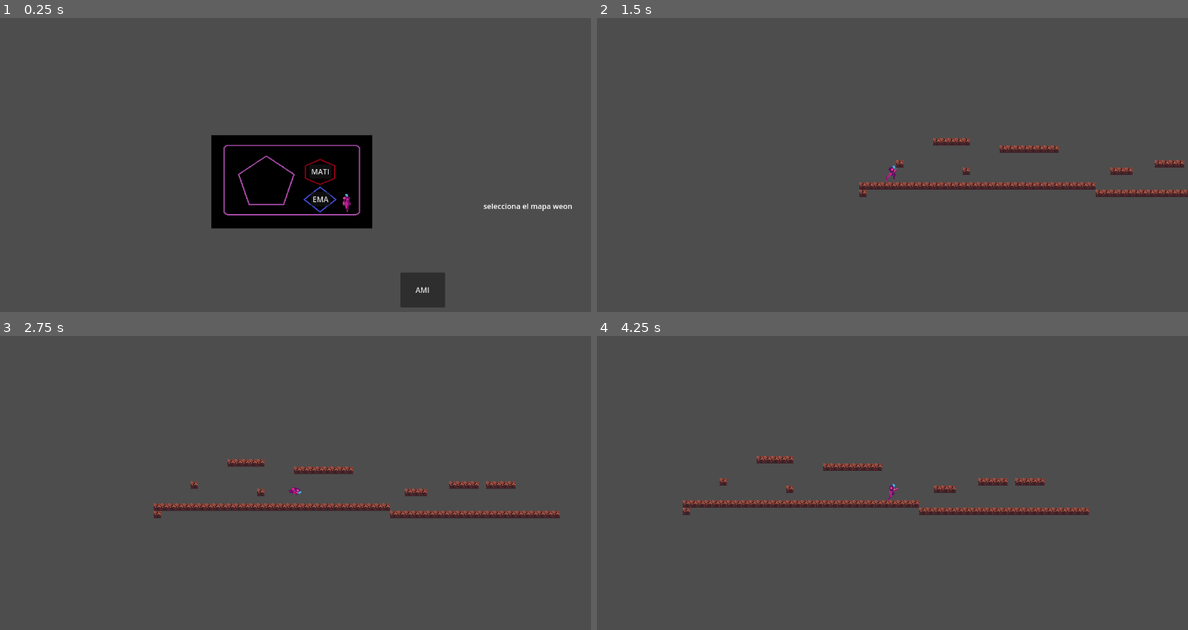
Above: before the commit, frames 1-4 (two rows, left to right).
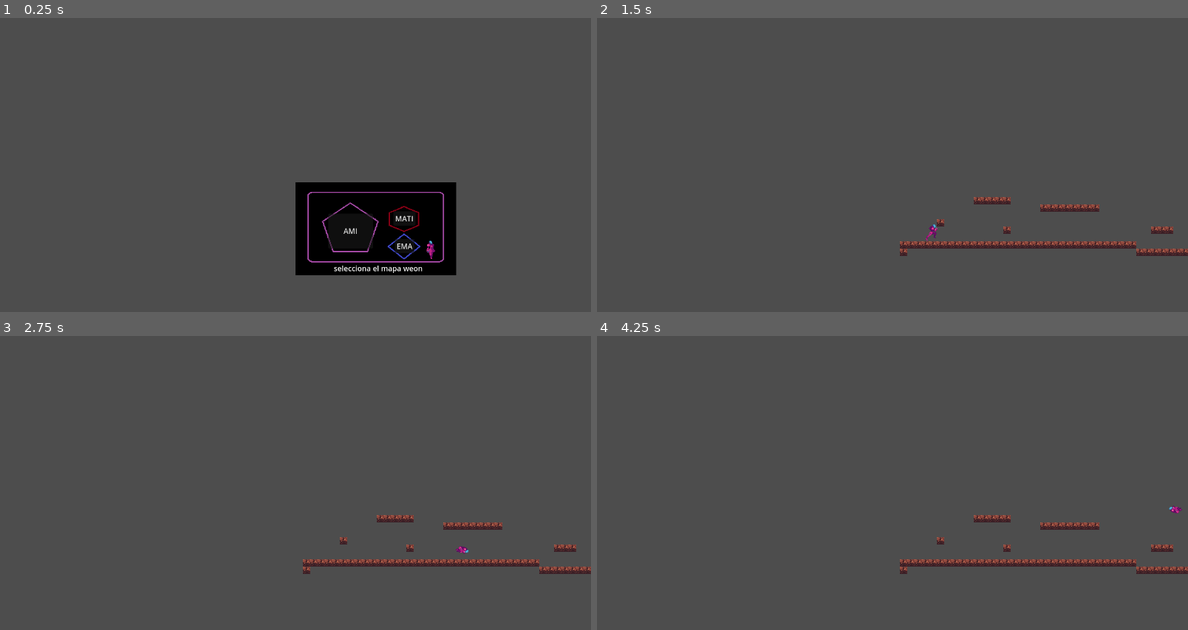
Above: after the commit, the same moments.

Repository: Podadora/Going_Up
Game: Godot game, scene res://escenas/Menu.tscn
The game is run twice, just before and just after one commit, with the same random seed, the same clock (stepped at 60 frames per second) and the same inputs.
Inputs:
- Up to frame 1 (0.25 s): no input
- Up to frame 2 (1.5 s): click "MATI" at 0.5 s; tap Enter at 1.25 s; hold Right (ui_right) from 1.28 s (still down); tap Space (sprint, bound only after the commit) at 1.35 s
- Up to frame 3 (2.75 s): keep holding Right (ui_right); tap Up (ui_up) at 1.52, 2.27 s; tap Space (sprint, bound only after the commit) at 2.1 s
- Up to frame 4 (4.25 s): release Right (ui_right) at 2.78 s; hold Left (ui_left) 2.78-3.53 s; tap Space (sprint, bound only after the commit) at 2.85, 3.5, 3.6 s; hold Right (ui_right) from 3.53 s (still down); tap Up (ui_up) at 3.77 s

The runs differ from the first frame. In frame 1, 14% of the frame differs, in the area x 35-97%, y 39-99%; in frame 2, 4.0%; in frame 3, 4.3%; in frame 4, 4.4%.

Commit message:
Sprint
quedo bastante feo, pero hay que pulirlo, parece que se teletransporta

Diff:
--- a/going-up/escenas/Menu.tscn
+++ b/going-up/escenas/Menu.tscn
@@ -144,13 +144,12 @@
 tile_map_data = PackedByteArray("AAAEAAQAAAAOAAcAAAAFAAQAAAAOAAcAAAAGAAQAAAAOAAcAAAAHAAQAAAAOAAcAAAAIAAQAAAAOAAcAAAACAA …(688 unchanged characters)…
 tile_set = SubResource("TileSet_k2thl")
 
-[node name="Camera2D" type="Camera2D" parent="."]
-position = Vector2(182, 102)
-
 [node name="Menu" type="Sprite2D" parent="."]
 position = Vector2(174, 101)
 scale = Vector2(0.599999, 0.52)
 texture = ExtResource("1_0nkfx")
+
+[node name="Camera2D" type="Camera2D" parent="."]
 
 [node name="Label" type="Label" parent="."]
 layout_mode = 1
@@ -159,10 +158,10 @@
 anchor_top = 0.072
 anchor_right = 0.837
 anchor_bottom = 0.356
-offset_left = 0.119995
-offset_top = 0.039999
-offset_right = 0.160004
-offset_bottom = -0.0800018
+offset_left = -505.52
+offset_top = 33.16
+offset_right = -505.48
+offset_bottom = 33.04
 text = "selecciona el mapa weon"
 horizontal_alignment = 1
 vertical_alignment = 1
@@ -174,10 +173,10 @@
 anchor_top = 0.417
 anchor_right = 0.366
 anchor_bottom = 0.461
-offset_left = -27.12
-offset_top = -2.06001
-offset_right = 37.88
-offset_bottom = 42.02
+offset_left = -365.48
+offset_top = -232.24
+offset_right = -300.48
+offset_bottom = -188.16
 text = "AMI"
 
 [node name="MATI" type="Button" parent="."]
--- a/going-up/escenas/mati.tscn
+++ b/going-up/escenas/mati.tscn
@@ -47,6 +47,8 @@
 
 [node name="Mati" type="Node2D"]
 
+[node name="Camera2D" type="Camera2D" parent="."]
+
 [node name="TileMapLayer" type="TileMapLayer" parent="."]
 physics_interpolation_mode = 1
 tile_map_data = PackedByteArray("AAABAAkAAAACAAAAAAABAAgAAAACAAAAAAACAAgAAAACAAAAAAADAAgAAAACAAAAAAAEAAgAAAACAAAAAAAFAA …(1232 unchanged characters)…
--- a/going-up/escenas/player.tscn
+++ b/going-up/escenas/player.tscn
@@ -86,6 +86,46 @@
 atlas = ExtResource("2_o54rv")
 region = Rect2(720, 0, 80, 80)
 
+[sub_resource type="AtlasTexture" id="AtlasTexture_4ixyx"]
+atlas = ExtResource("2_o54rv")
+region = Rect2(0, 0, 80, 80)
+
+[sub_resource type="AtlasTexture" id="AtlasTexture_qxagi"]
+atlas = ExtResource("2_o54rv")
+region = Rect2(80, 0, 80, 80)
+
+[sub_resource type="AtlasTexture" id="AtlasTexture_4ladt"]
+atlas = ExtResource("2_o54rv")
+region = Rect2(160, 0, 80, 80)
+
+[sub_resource type="AtlasTexture" id="AtlasTexture_8xv6d"]
+atlas = ExtResource("2_o54rv")
+region = Rect2(240, 0, 80, 80)
+
+[sub_resource type="AtlasTexture" id="AtlasTexture_6tlmi"]
+atlas = ExtResource("2_o54rv")
+region = Rect2(320, 0, 80, 80)
+
+[sub_resource type="AtlasTexture" id="AtlasTexture_y6bx3"]
+atlas = ExtResource("2_o54rv")
+region = Rect2(400, 0, 80, 80)
+
+[sub_resource type="AtlasTexture" id="AtlasTexture_5ka4y"]
+atlas = ExtResource("2_o54rv")
+region = Rect2(480, 0, 80, 80)
+
+[sub_resource type="AtlasTexture" id="AtlasTexture_lslpa"]
+atlas = ExtResource("2_o54rv")
+region = Rect2(560, 0, 80, 80)
+
+[sub_resource type="AtlasTexture" id="AtlasTexture_utl7x"]
+atlas = ExtResource("2_o54rv")
+region = Rect2(640, 0, 80, 80)
+
+[sub_resource type="AtlasTexture" id="AtlasTexture_o4n1g"]
+atlas = ExtResource("2_o54rv")
+region = Rect2(720, 0, 80, 80)
+
 [sub_resource type="AtlasTexture" id="AtlasTexture_yod7x"]
 atlas = ExtResource("3_ow2k7")
 region = Rect2(0, 0, 80, 80)
@@ -174,6 +214,41 @@
 "loop": true,
 "name": &"run",
 "speed": 10.0
+}, {
+"frames": [{
+"duration": 1.0,
+"texture": SubResource("AtlasTexture_4ixyx")
+}, {
+"duration": 1.0,
+"texture": SubResource("AtlasTexture_qxagi")
+}, {
+"duration": 1.0,
+"texture": SubResource("AtlasTexture_4ladt")
+}, {
+"duration": 1.0,
+"texture": SubResource("AtlasTexture_8xv6d")
+}, {
+"duration": 1.0,
+"texture": SubResource("AtlasTexture_6tlmi")
+}, {
+"duration": 1.0,
+"texture": SubResource("AtlasTexture_y6bx3")
+}, {
+"duration": 1.0,
+"texture": SubResource("AtlasTexture_5ka4y")
+}, {
+"duration": 1.0,
+"texture": SubResource("AtlasTexture_lslpa")
+}, {
+"duration": 1.0,
+"texture": SubResource("AtlasTexture_utl7x")
+}, {
+"duration": 1.0,
+"texture": SubResource("AtlasTexture_o4n1g")
+}],
+"loop": true,
+"name": &"sprint",
+"speed": 60.0
 }, {
 "frames": [{
 "duration": 1.0,
@@ -201,8 +276,9 @@
 [node name="AnimatedSprite2D" type="AnimatedSprite2D" parent="."]
 position = Vector2(0, -24)
 sprite_frames = SubResource("SpriteFrames_ejwjw")
-animation = &"jump"
+animation = &"sprint"
 autoplay = "idle"
+frame_progress = 0.671011
 
 [node name="CollisionShape2D" type="CollisionShape2D" parent="."]
 position = Vector2(2, -18)
--- a/going-up/project.godot
+++ b/going-up/project.godot
@@ -24,6 +24,14 @@
 window/size/viewport_width=1280
 window/size/viewport_height=720
 window/stretch/mode="viewport"
+
+[input]
+
+sprint={
+"deadzone": 0.5,
+"events": [Object(InputEventKey,"resource_local_to_scene":false,"resource_name":"","device":-1,"window_id":0,"alt_pressed":false,"shift_pressed":false,"ctrl_pressed":false,"meta_pressed":false,"pressed":false,"keycode":0,"physical_keycode":32,"key_label":0,"unicode":32,"location":0,"echo":false,"script":null)
+]
+}
 
 [layer_names]
 
--- a/going-up/scripts/player_1.gd
+++ b/going-up/scripts/player_1.gd
@@ -1,9 +1,10 @@
 extends CharacterBody2D
 @onready var animated_sprite_2d: AnimatedSprite2D = $AnimatedSprite2D
 var ACTUAL_JUMPS = 0
-const SPEED = 300.0
+const sprint_speed = normal_speed * 12
+const normal_speed = 400.0
 const JUMP_VELOCITY = -400.0
-enum State {Idle, Run, Jump, Stand}
+enum State {Idle, Run, Jump, Sprint}
 var current_state
 
 func _ready() -> void:
@@ -16,7 +17,7 @@
 	_jumping(delta)
 	_running(delta)
 	_animations(delta)
-
+	_sprint(delta)
 	move_and_slide() ## sinceramente no se que hace eso, si alguno sabe me avisa
 
 ## Funcion para la gravedad
@@ -26,22 +27,33 @@
 
 ## Funcion idle
 func _idle(delta: float) -> void:
-	if is_on_floor():
+	if velocity.x == 0 and is_on_floor():
 		current_state = State.Idle
 
 ## Funcion para moverse
 func _running(delta:float) -> void:
 	var direction := Input.get_axis("ui_left", "ui_right")
 	if direction:
-		velocity.x = direction * SPEED
+		velocity.x = direction * normal_speed
 	else:
-		velocity.x = move_toward(velocity.x, 0, SPEED)
+		velocity.x = move_toward(velocity.x, 0, normal_speed)
 	if direction != 0 :
 		animated_sprite_2d.flip_h = false if direction > 0 else true
 		if is_on_floor():
 			current_state = State.Run
 		else:
 			current_state = State.Jump
+
+## Funcion para sprintear
+func _sprint(delta:float) -> void:
+
+	if Input.is_action_just_pressed("sprint"):
+		current_state = State.Sprint
+		if animated_sprite_2d.flip_h :
+			velocity.x = -sprint_speed
+		else :
+			velocity.x = sprint_speed
+
 
 ## Funcion para saltos
 func _jumping(delta: float) -> void:
@@ -60,8 +72,8 @@
 		animated_sprite_2d.play("run")
 	elif current_state == State.Jump:
 		animated_sprite_2d.play("jump")
-	elif current_state == State.Stand:
-		animated_sprite_2d.play("stand")
+	elif current_state == State.Sprint:
+		animated_sprite_2d.play("sprint")
 	elif current_state == State.Idle:
 		animated_sprite_2d.play("idle")
 
Not shown: 1 places in going-up/escenas/player.tscn that only renumber resources
